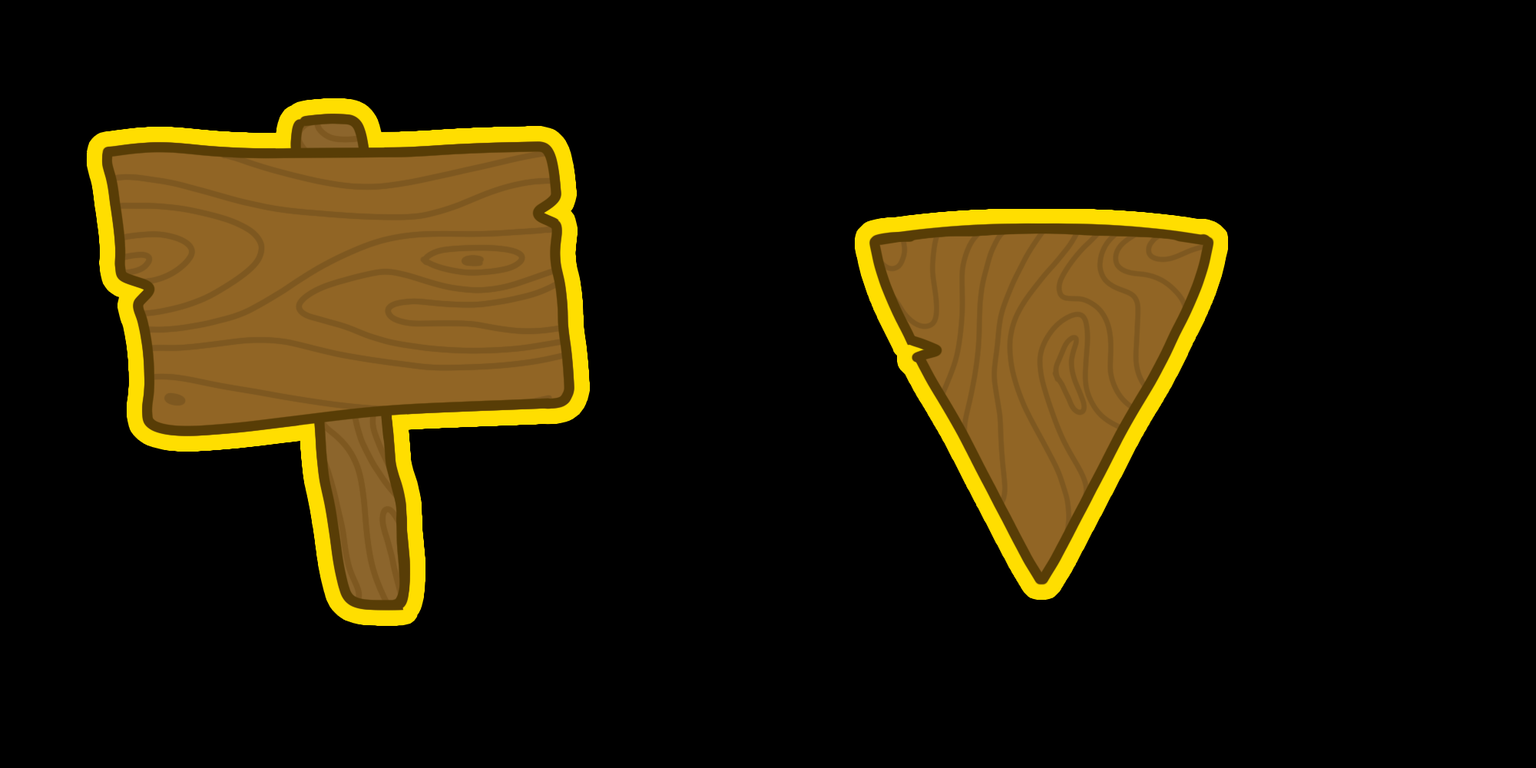
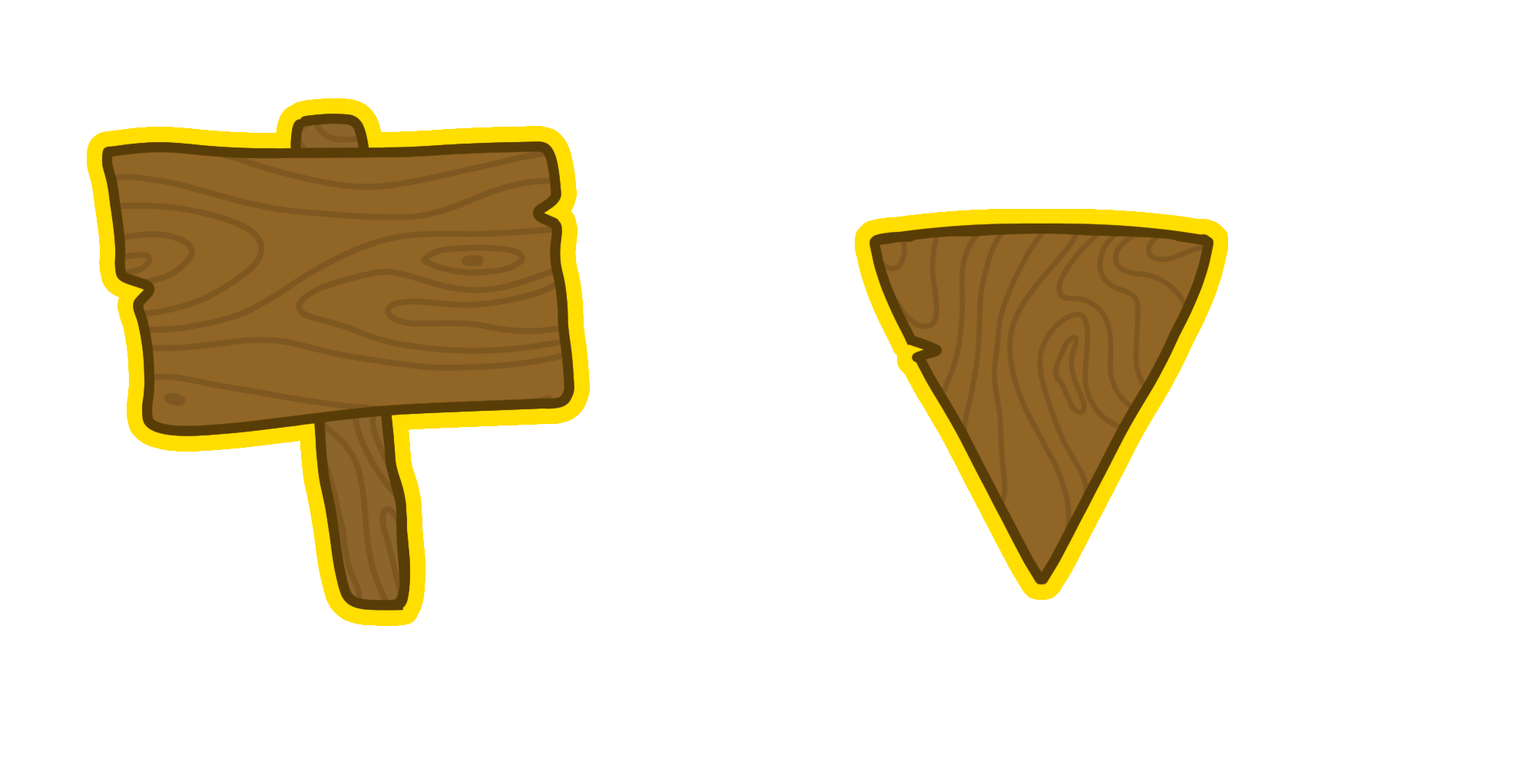
Layer changes from the first 1536×768 image to the second:
hid "Layer 3" over [0, 0, 1536, 768]
